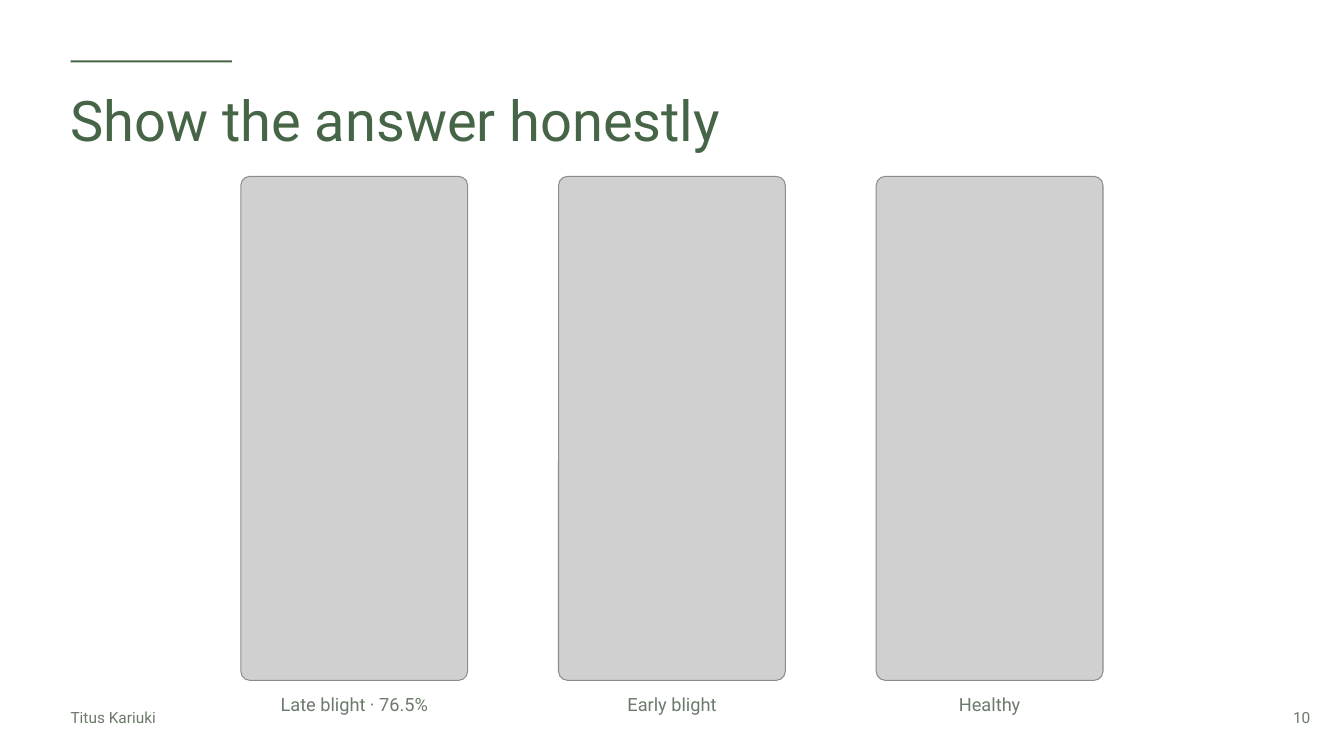
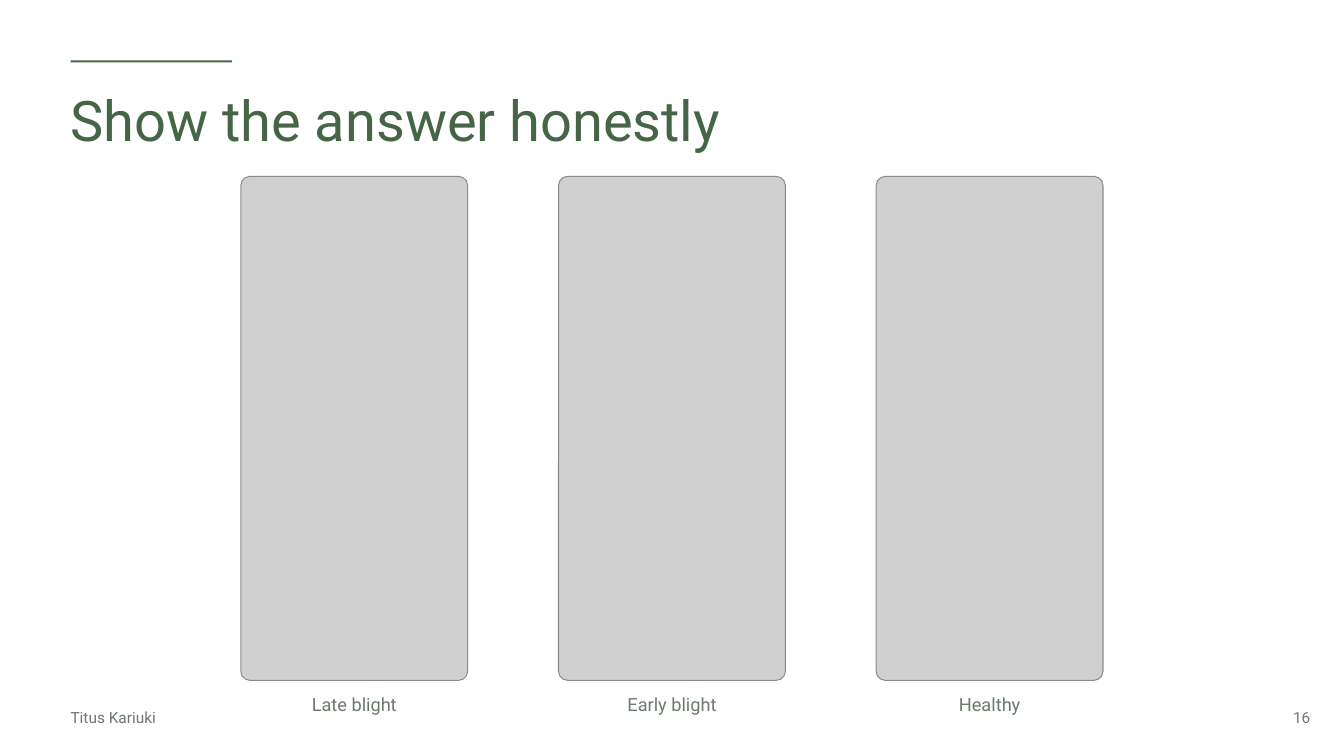
Before and after one commit to Paulmburu/ai-crop-disease-platform, a slide deck: slide 16 of docs/presentation/LeafCheck_FlutterconKE.pptx (slide 10 before the commit). Drawn at 1344x756 pixels with LibreOffice and Linux fonts; fonts in the diff are those of the drawing; grey boxes stand for pictures. Boxes give left, top, right and bottom in pixels: in the first picture for what was removed or moved away, otherwise in the second. Text is boxed around its words. In the diff, an @@ line names an element or a change of style, - is before the commit and + after.

```diff
--- a/docs/presentation/LeafCheck_FlutterconKE.pptx
+++ b/docs/presentation/LeafCheck_FlutterconKE.pptx
@@ text at (312, 697, 397, 715): text changed @@
-Late blight · 76.5%
+Late blight
@@ text at (1293, 712, 1310, 723): text changed @@
-10
+16
```
Also in this commit, not shown: 17 other slides changed, 30 slides added, 7 slides removed, 12 other files.
